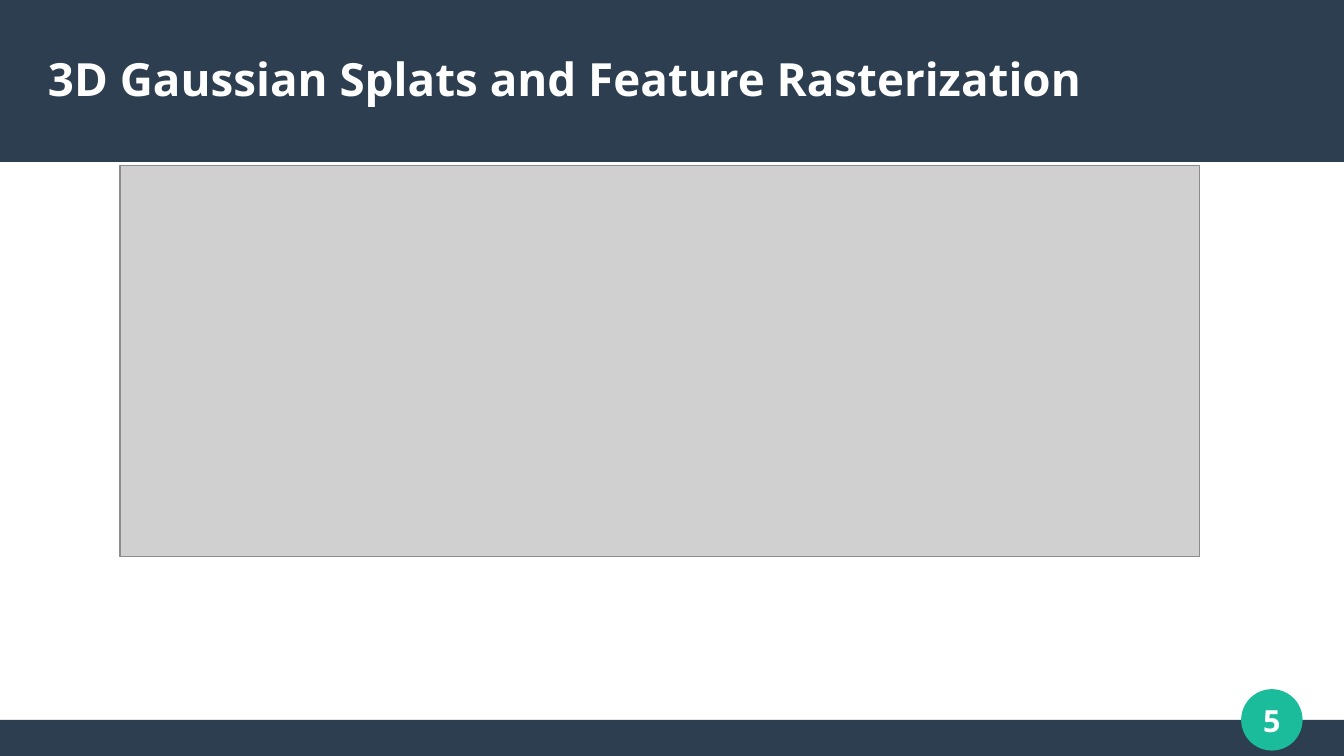
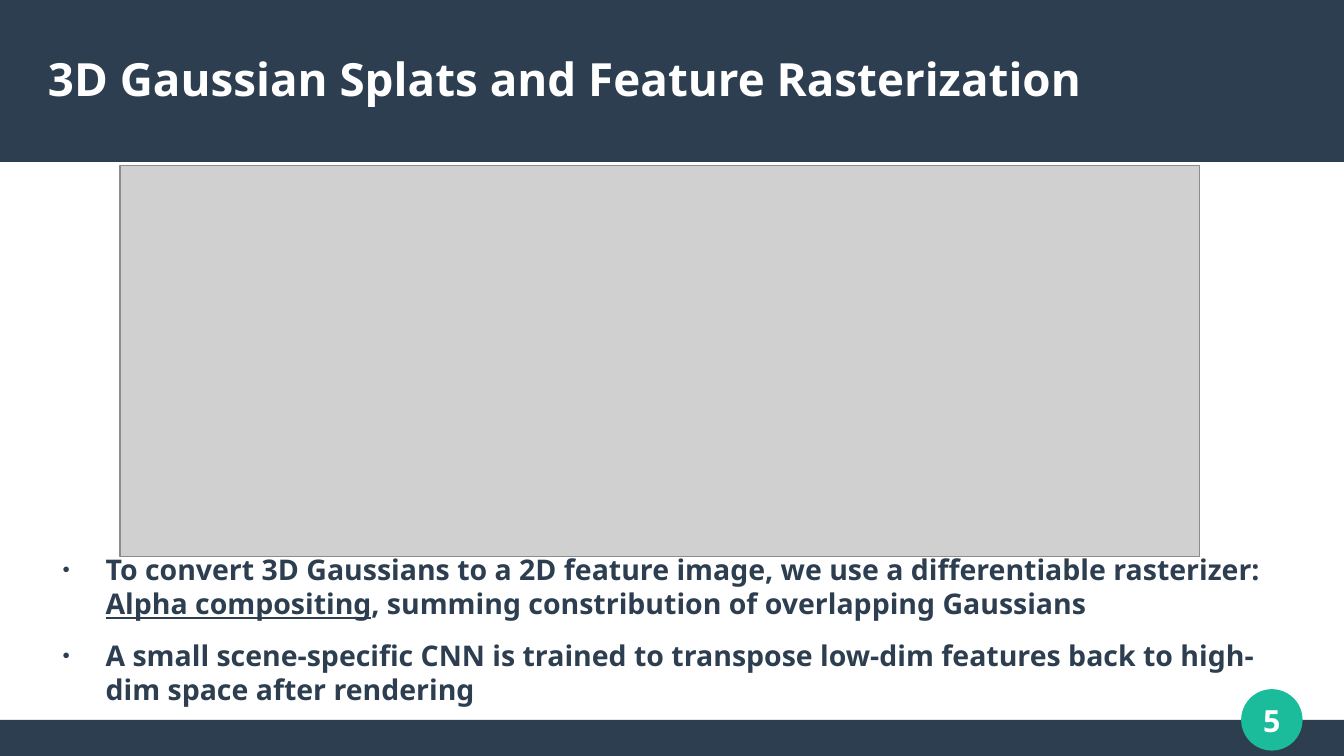
Before and after one commit to LuigiBrosNin/UNI, a slide deck: slide 5 of Master first year/Computer vision/cv_presentation.odp. Drawn at 1344x756 pixels with LibreOffice and Linux fonts; fonts in the diff are those of the drawing; grey boxes stand for pictures. Boxes give left, top, right and bottom in pixels: in the first picture for what was removed or moved away, otherwise in the second. Text is boxed around its words. In the diff, an @@ line names an element or a change of style, - is before the commit and + after.

```diff
--- a/Master first year/Computer vision/cv_presentation.odp
+++ b/Master first year/Computer vision/cv_presentation.odp
@@ text added at box(106, 553, 1259, 707), 16.8 pt, text #2C3E50, bold @@
+● To convert 3D Gaussians to a 2D feature image, we use a differentiable rasterizer: Alpha compositing, summing constribution of overlapping Gaussians
+● A small scene-specific CNN is trained to transpose low-dim features back to high-dim space after rendering
```
Also in this commit, not shown: 4 slides added, 2 other files.
